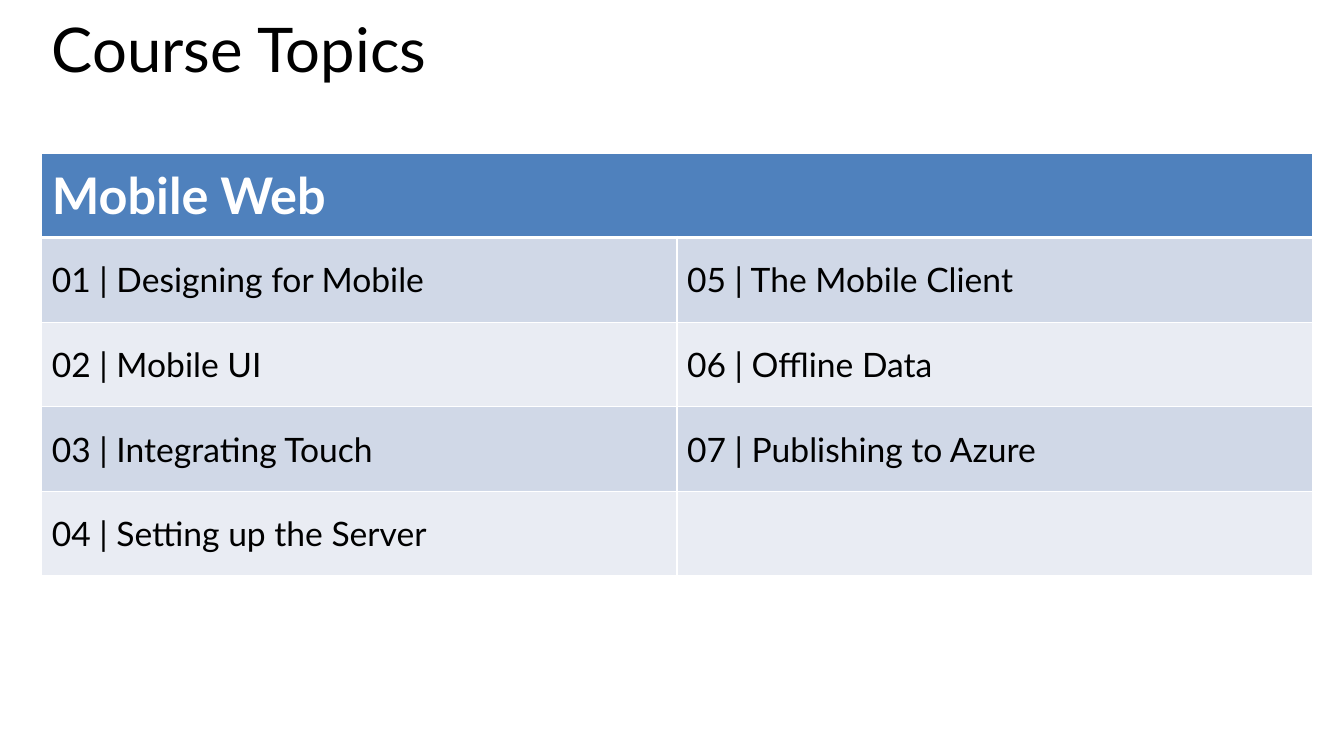
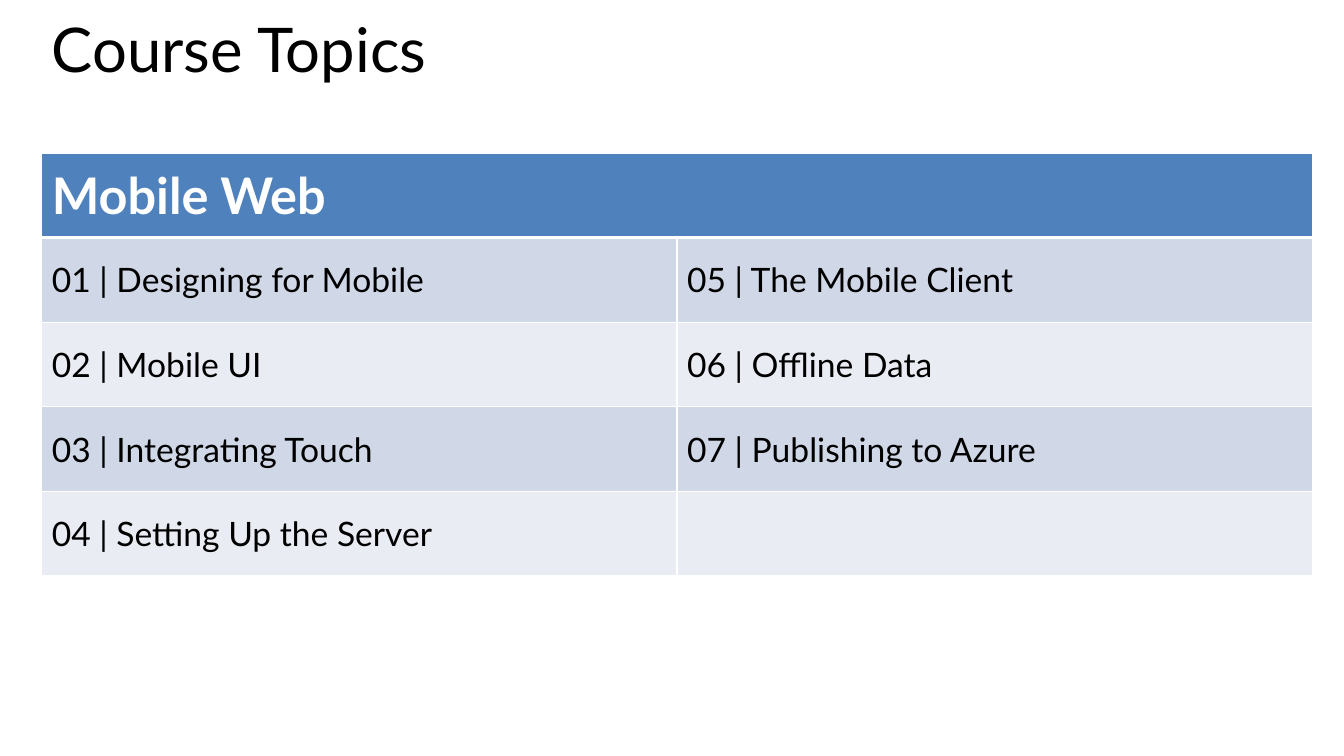
Before and after one commit to CharaD7/FrayedKnot, a slide deck: slide 2 of Slides/M3 Integrating Touch.pptx. Drawn at 1344x756 pixels with LibreOffice and Linux fonts; fonts in the diff are those of the drawing. Boxes give left, top, right and bottom in pixels: in the first picture for what was removed or moved away, otherwise in the second. Text is boxed around its words. In the diff, an @@ line names an element or a change of style, - is before the commit and + after.

```diff
--- a/Slides/M3 Integrating Touch.pptx
+++ b/Slides/M3 Integrating Touch.pptx
@@ table at [41,153,1312,577] @@
-row 5, column 1: 04 | Setting up the Server
+row 5, column 1: 04 | Setting Up the Server
```
Also in this commit, not shown: 1 other slide changed, 6 other files.
